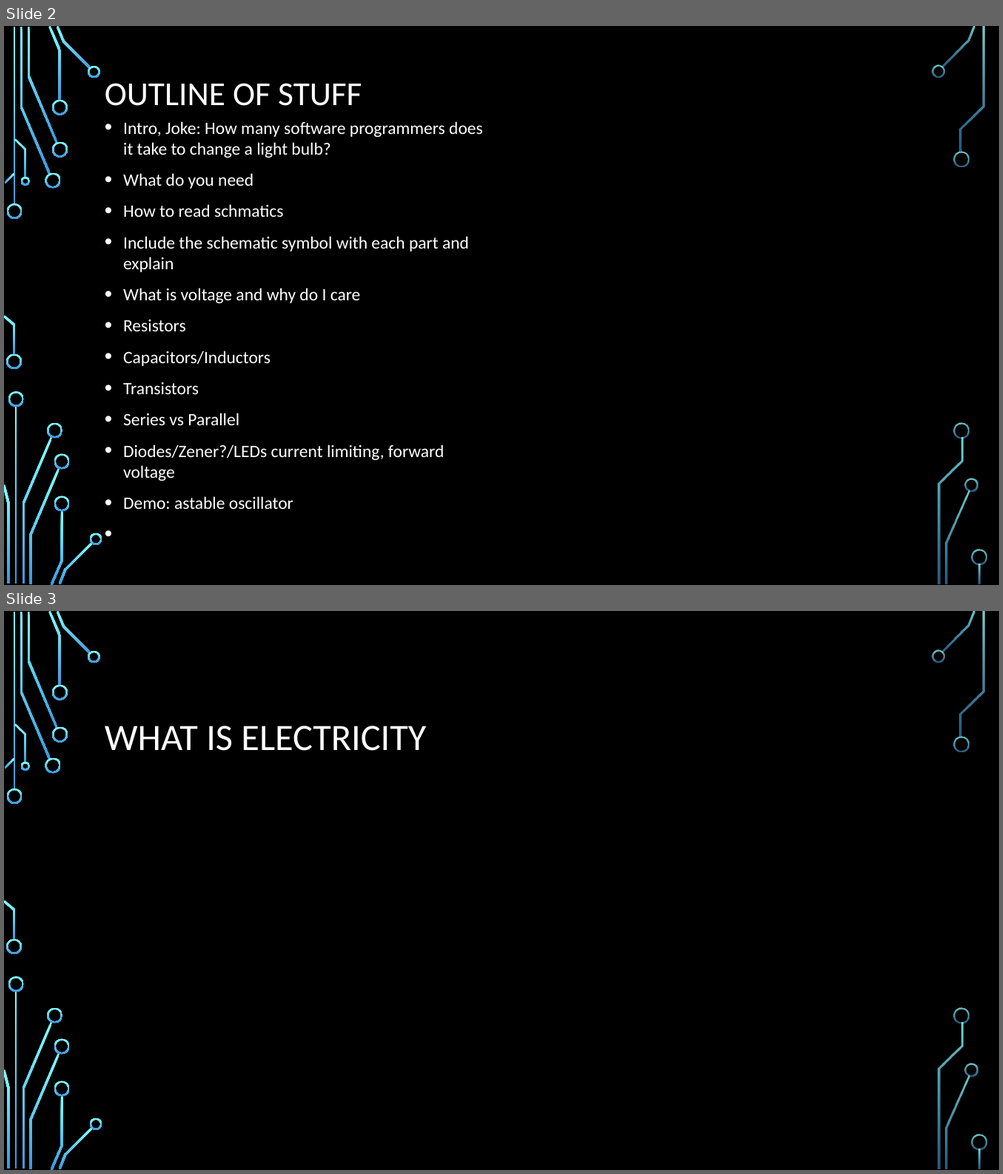
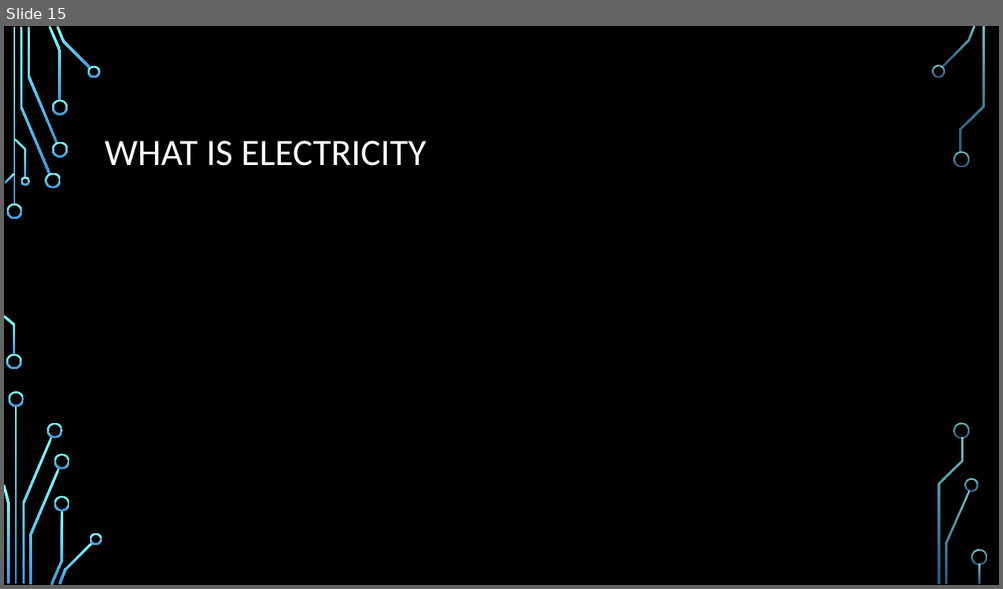
Before and after one commit to pulcher/electronics-for-programmers, a slide deck: e4p-presentation.pptx. Shown one above the other, each under a label of ours: slides 2 and 3 before the commit, slide 15 after it. The pictures are 1003x1174 and 1003x589 pixels, drawn with LibreOffice and Linux fonts; fonts in the diff are those of the drawing; background and template pictures are left out. Boxes give left, top, right and bottom in pixels: in the first picture for what was removed or moved away, otherwise in the second. Text is boxed around its words. In the diff, an @@ line names an element or a change of style, - is before the commit and + after.

```diff
--- a/e4p-presentation.pptx
+++ b/e4p-presentation.pptx
@@ slide 2 removed at bbox=[4, 26, 999, 585], background picture (left out); not listed: 36 template elements that a slide beside it also shows @@
@@ title removed at bbox=[105, 83, 361, 106] @@
-OUTLINE OF STUFF
@@ text removed at bbox=[123, 121, 483, 509] @@
-• Intro, Joke: How many software programmers does it take to change a light bulb?
-• What do you need
-• How to read schmatics
-• Include the schematic symbol with each part and explain
-• What is voltage and why do I care
-• Resistors
-• Capacitors/Inductors
-• Transistors
-• Series vs Parallel
-• Diodes/Zener?/LEDs current limiting, forward voltage
-• Demo: astable oscillator
@@ what was slide 3 is now slide 15 @@
```
Also in this commit, not shown: 3 slides changed, 11 slides added, 1 other slide removed.
